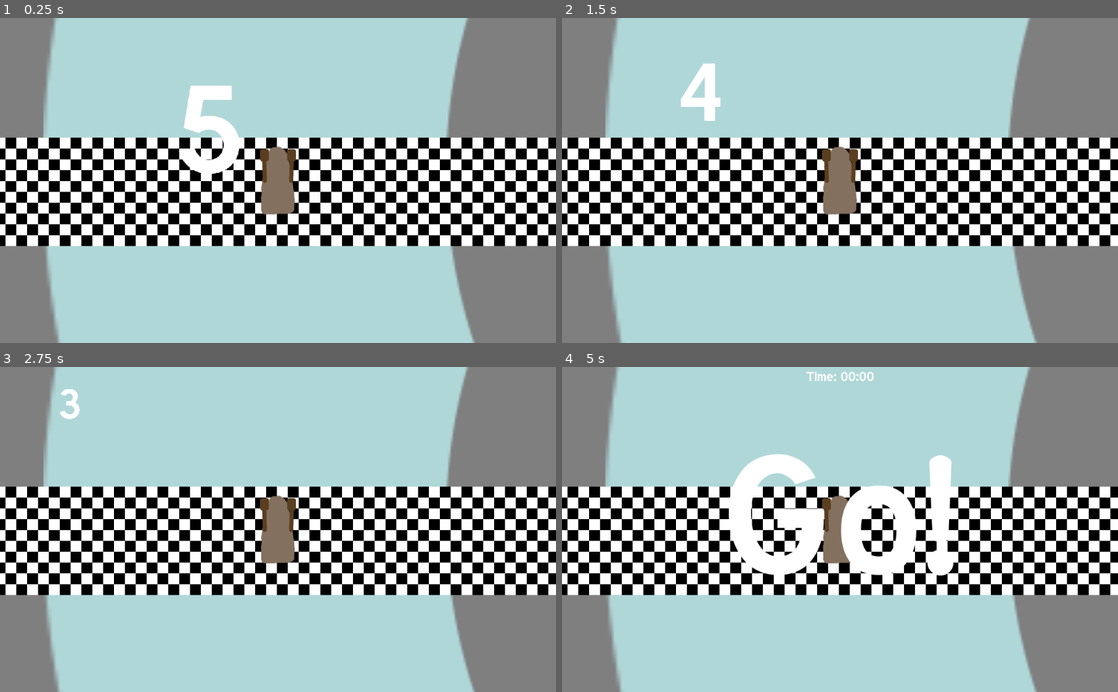
Above: before the commit, frames 1-4 (two rows, left to right).
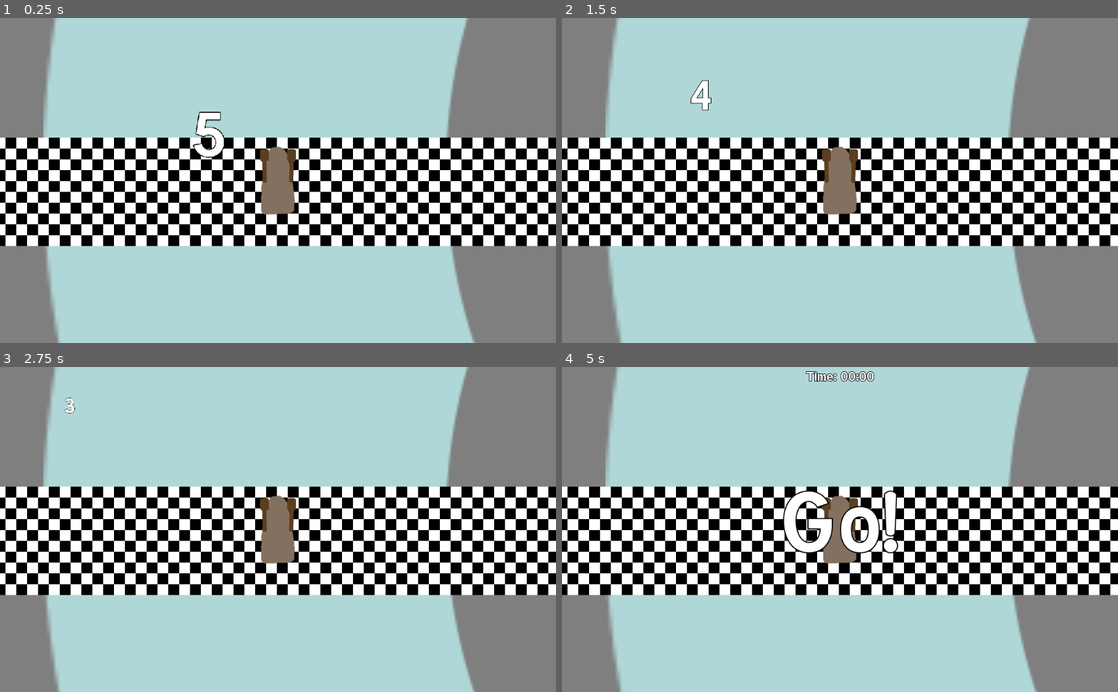
Above: after the commit, the same moments.

Repository: MilanVasko/Ludum-Dare-47
Game: Godot game, scene res://main.tscn
The game is run twice, just before and just after one commit, with the same random seed, the same clock (stepped at 60 frames per second) and the same inputs.
Inputs:
- Up to frame 1 (0.25 s): no input
- Up to frame 2 (1.5 s): hold Right (right) 0.53-1.28 s; hold Left (left) from 1.28 s (still down)
- Up to frame 3 (2.75 s): release Left (left) at 2.03 s; hold Right (right) from 2.03 s (still down)
- Up to frame 4 (5 s): release Right (right) at 3.53 s; hold Left (left) from 3.53 s (still down)

The runs differ from the first frame. In frame 1, 1.4% of the frame differs, in the area x 32-44%, y 20-49%; in frame 2, 0.6%; in frame 3, 0.2%; in frame 4, 5.1%, in the area x 30-71%, y 1-65%.

Commit message:
Display finished message

Diff:
--- a/fonts/tuffy_bold.tres
+++ b/fonts/tuffy_bold.tres
@@ -4,4 +4,6 @@
 
 [resource]
 size = 24
+outline_size = 1
+outline_color = Color( 0, 0, 0, 1 )
 font_data = ExtResource( 1 )
--- a/fonts/tuffy_bold_big.tres
+++ b/fonts/tuffy_bold_big.tres
@@ -3,5 +3,7 @@
 [ext_resource path="res://fonts/Tuffy_Bold.ttf" type="DynamicFontData" id=1]
 
 [resource]
-size = 300
+size = 150
+outline_size = 2
+outline_color = Color( 0, 0, 0, 1 )
 font_data = ExtResource( 1 )
--- a/game_progress/game_progress.gd
+++ b/game_progress/game_progress.gd
@@ -2,6 +2,7 @@
 
 var rounds_needed = 1
 var boat_progresses = {}
+var finished_boats = []
 
 var elapsed_time = -5.0
 
@@ -31,7 +32,10 @@
 		BoatProgress.CheckpointProgress.GOING_BACKWARDS:
 			print("on_going_backwards")
 		BoatProgress.CheckpointProgress.FINISHED:
-			print("on_won")
+			finished_boats.append(FinishEntry.new(boat, elapsed_time))
+			var place = finished_boats.size()
+			var boat_count = boat_progresses.size()
+			get_tree().call_group("checkpoint_progress_listener", "on_boat_finished", boat, elapsed_time, place, boat_count)
 
 func get_node_key(node: Node) -> String:
 	return str(node.get_path())
@@ -40,6 +44,14 @@
 	var node_key = self.get_node_key(boat)
 	assert(self.boat_progresses.has(node_key))
 	return self.boat_progresses[node_key]
+
+class FinishEntry:
+	var boat: Node
+	var finish_time: float
+
+	func _init(boat_: Node, finish_time_: float):
+		self.boat = boat_
+		self.finish_time = finish_time_
 
 class BoatProgress:
 	enum CheckpointProgress {
--- a/ingame_ui/ingame_ui.gd
+++ b/ingame_ui/ingame_ui.gd
@@ -2,8 +2,22 @@
 
 onready var current_time_node = $Time
 onready var countdown = $Countdown
+onready var finished = $Finished
 
-func on_elapsed_time_changed(new_elapsed_time: float):
+func _ready():
+	finished.visible = false
+
+func on_boat_finished(boat: Node, elapsed_time: float, place: int, boat_count: int) -> void:
+	if !boat.is_in_group("player"):
+		return
+
+	finished.visible = true
+	if place == 1:
+		finished.text = "You've won!"
+	else:
+		finished.text = "Place: " + str(place) + "/" + str(boat_count)
+
+func on_elapsed_time_changed(new_elapsed_time: float) -> void:
 	var is_countdown = new_elapsed_time < 0.0
 	countdown.visible = is_countdown
 	current_time_node.visible = !is_countdown
--- a/ingame_ui/ingame_ui.tscn
+++ b/ingame_ui/ingame_ui.tscn
@@ -4,6 +4,7 @@
 [ext_resource path="res://fonts/tuffy_bold_big.tres" type="DynamicFont" id=2]
 
 [node name="IngameUI" type="Control" groups=[
+"checkpoint_progress_listener",
 "elapsed_time_listener",
 ]]
 anchor_right = 1.0
@@ -24,8 +25,11 @@
 }
 
 [node name="Countdown" type="Label" parent="."]
+visible = false
 anchor_right = 1.0
 anchor_bottom = 1.0
+grow_horizontal = 2
+grow_vertical = 2
 custom_fonts/font = ExtResource( 2 )
 text = "5"
 align = 1
@@ -33,3 +37,18 @@
 __meta__ = {
 "_edit_use_anchors_": false
 }
+
+[node name="Finished" type="Label" parent="."]
+visible = false
+anchor_right = 1.0
+anchor_bottom = 1.0
+grow_horizontal = 2
+grow_vertical = 2
+custom_fonts/font = ExtResource( 2 )
+text = "You've finished at the 2 place."
+align = 1
+valign = 1
+autowrap = true
+__meta__ = {
+"_edit_use_anchors_": false
+}
Not shown: 2 places in main.tscn that only renumber resources
